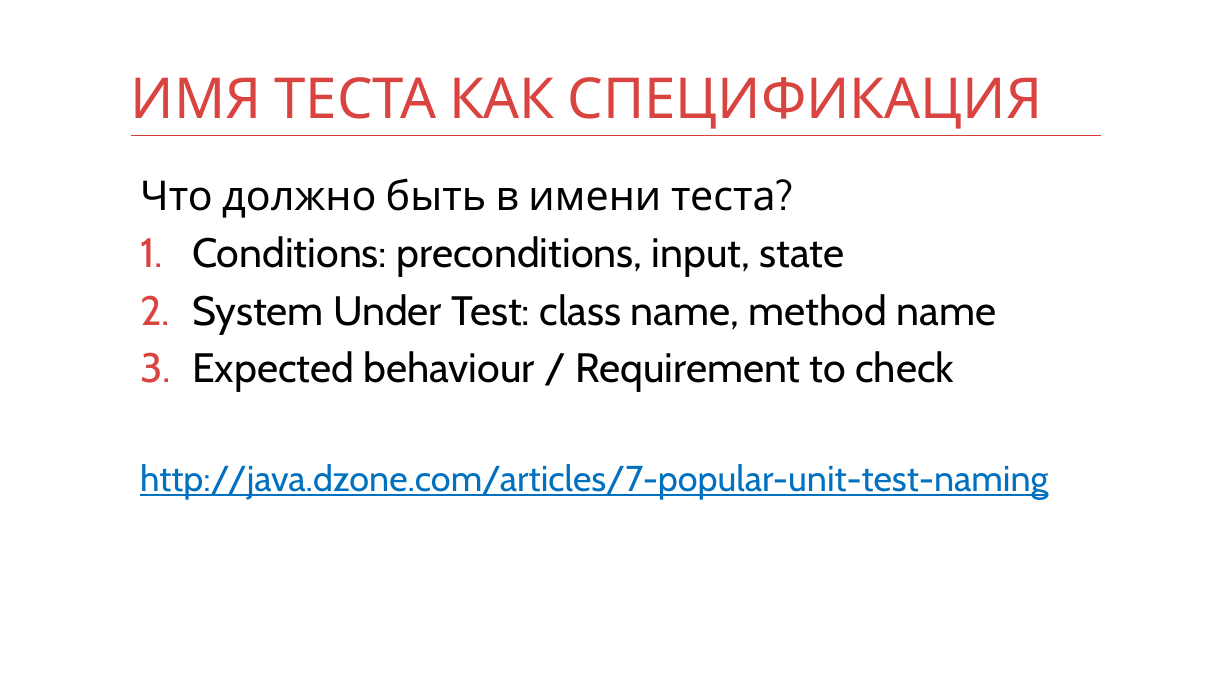
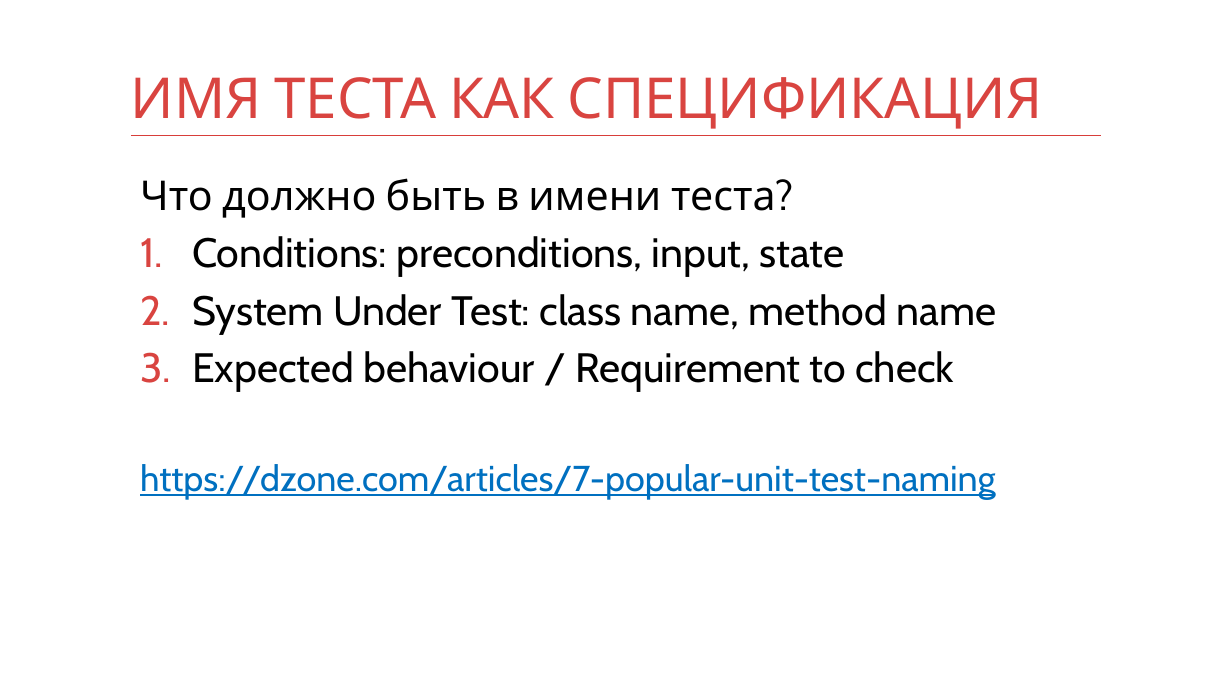
Before and after one commit to kontur-courses/testing, a slide deck: slide 6 of testing.pptx. Drawn at 1232x693 pixels with LibreOffice and Linux fonts; fonts in the diff are those of the drawing. Boxes give left, top, right and bottom in pixels: in the first picture for what was removed or moved away, otherwise in the second. Text is boxed around its words. In the diff, an @@ line names an element or a change of style, - is before the commit and + after.

```diff
--- a/testing.pptx
+++ b/testing.pptx
@@ text at (140, 464, 996, 500): text changed @@
-http://java.dzone.com/articles/7-popular-unit-test-naming
+https://dzone.com/articles/7-popular-unit-test-naming
```
Also in this commit, not shown: 2 other slides changed, 1 other file.
